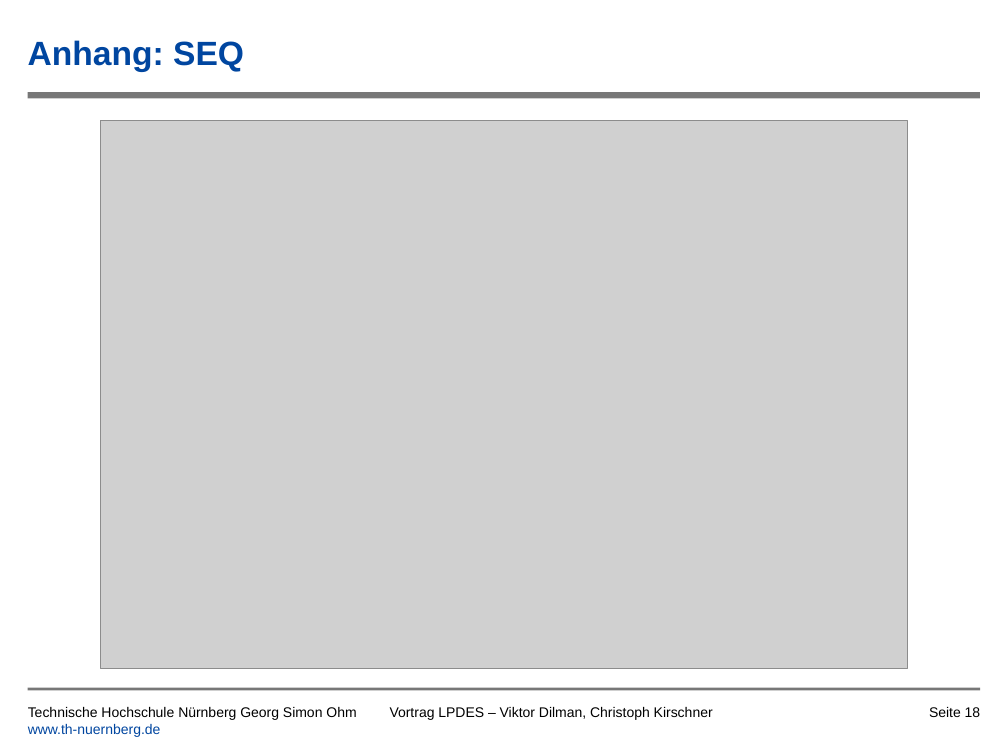
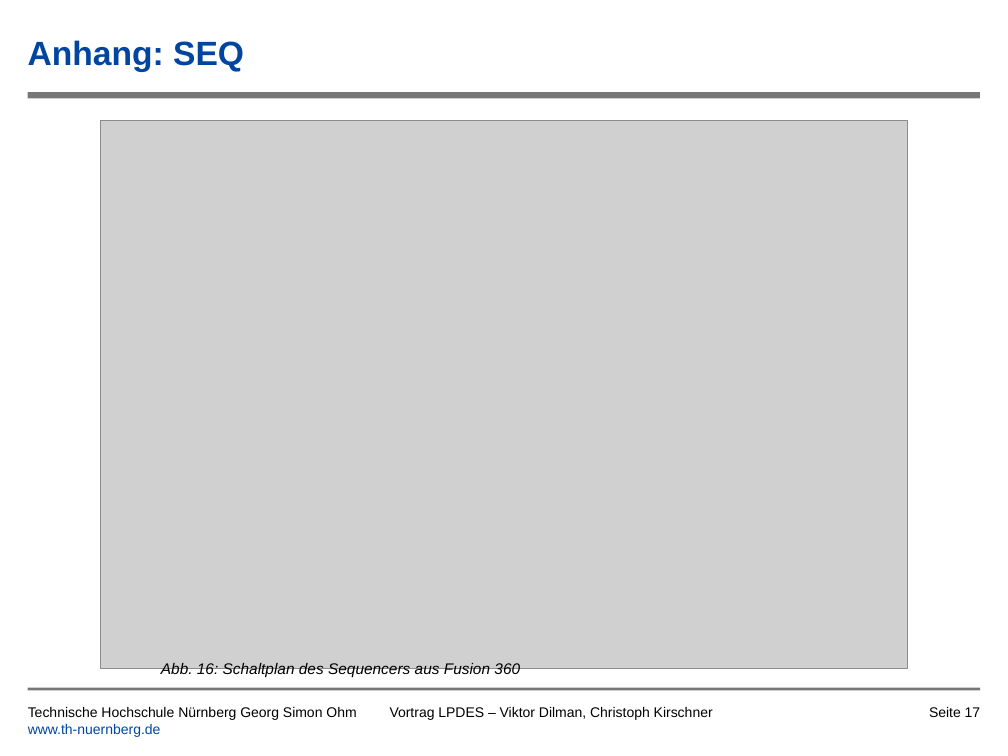
Before and after one commit to tsedlmeier/Synthesizer, a slide deck: slide 17 of Vortrag/Leiterplatte_als_Musikinstrument_Kirschner_Dilman.pptx (slide 18 before the commit). Drawn at 1008x756 pixels with LibreOffice and Linux fonts; fonts in the diff are those of the drawing; grey boxes stand for pictures; background and template pictures are left out. Boxes give left, top, right and bottom in pixels: in the first picture for what was removed or moved away, otherwise in the second. Text is boxed around its words. In the diff, an @@ line names an element or a change of style, - is before the commit and + after.

Commit message:
Anpassung Präsentation
Hinzufügen Abbildungsbeschreibung im Anhang

```diff
--- a/Vortrag/Leiterplatte_als_Musikinstrument_Kirschner_Dilman.pptx
+++ b/Vortrag/Leiterplatte_als_Musikinstrument_Kirschner_Dilman.pptx
@@ text added at (161, 663, 520, 677), 11 pt, text #000000, italic @@
+Abb. 16: Schaltplan des Sequencers aus Fusion 360
@@ page number at (929, 707, 981, 717): text changed @@
-Seite 18
+Seite 17
```
Also in this commit, not shown: 3 other slides changed, 1 slide removed.
